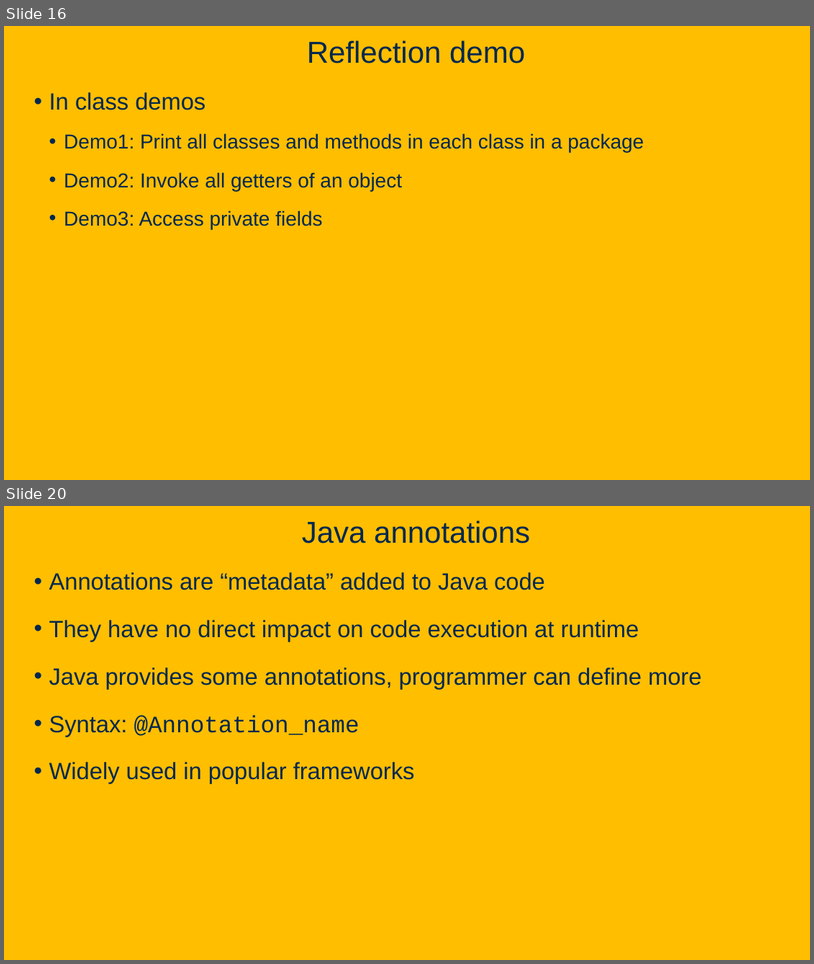
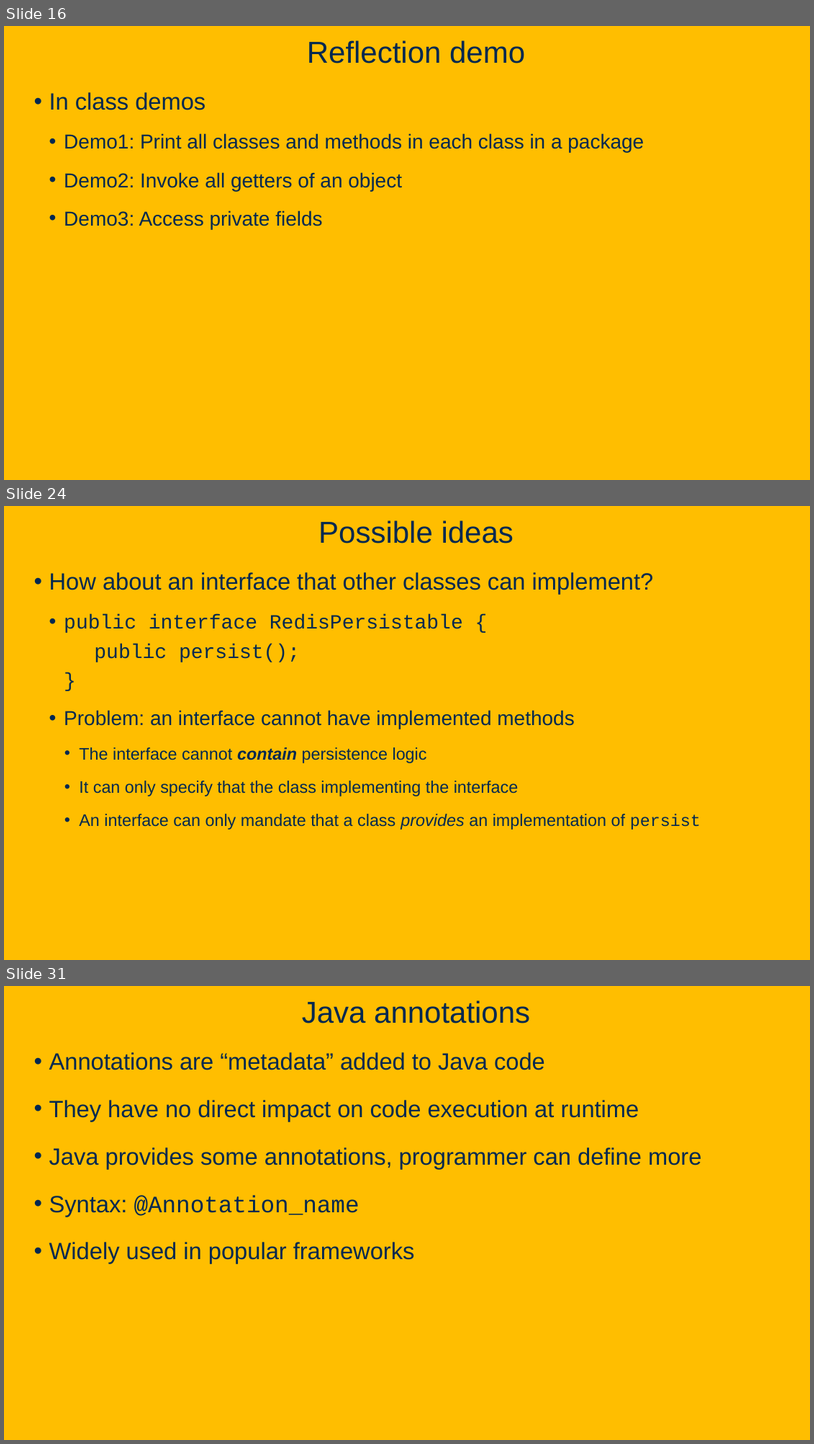
Before and after one commit to davsec-teaching/ECS160-Winter2025, a slide deck: slides/5_annotations_and_reflection.pptx. Shown one above the other, each under a label of ours: slides 16 and 20 before the commit, slides 16, 24 and 31 after it; the slides between them are not shown. The pictures are 814x964 and 814x1444 pixels, drawn with LibreOffice and Linux fonts; fonts in the diff are those of the drawing; background and template pictures are left out. Boxes give left, top, right and bottom in pixels: in the first picture for what was removed or moved away, otherwise in the second. Text is boxed around its words. In the diff, an @@ line names an element or a change of style, - is before the commit and + after.

```diff
--- a/slides/5_annotations_and_reflection.pptx
+++ b/slides/5_annotations_and_reflection.pptx
@@ slide 24 added at bbox=[4, 506, 810, 960], background picture (left out) @@
@@ title added at bbox=[319, 520, 514, 543], 36 pt, text #022850 @@
+Possible ideas
@@ text added at bbox=[49, 572, 701, 829], 20 pt, text #022850 @@
+• How about an interface that other classes can implement?
+  • public interface RedisPersistable {
+    public persist();
+    }
+  • Problem: an interface cannot have implemented methods
+    • The interface cannot contain persistence logic
+    • It can only specify that the class implementing the interface
+    • An interface can only mandate that a class provides an implementation of persist
@@ what was slide 20 is now slide 31 @@
```
Also in this commit, not shown: 8 slides changed, 14 other slides added, 4 slides removed.
